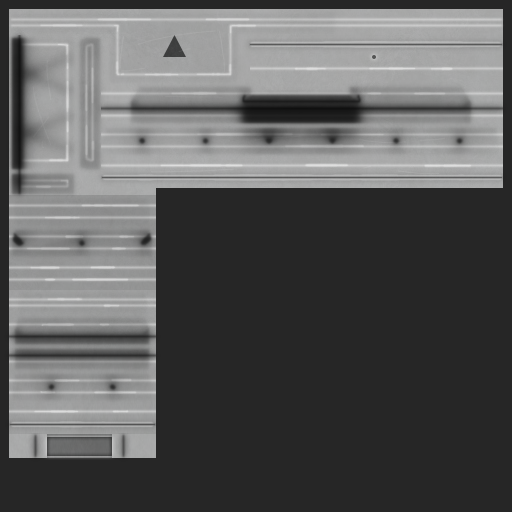
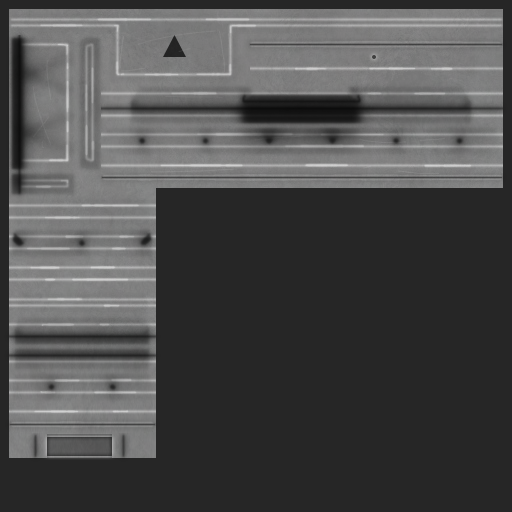
Layer changes from the first 512×512 image to the second:
"Body" (1st of 2, in "R"): blend pass through → overlay over [9, 40, 503, 428]
"Body Higher": opacity 75% → 50% over [9, 40, 503, 428]
"Body High 2": blend normal → overlay over [26, 17, 472, 413]
"Body High 1": blend normal → overlay over [9, 16, 504, 415]
"Wear": opacity 20% → 7%, blend normal → overlay, painted on it over [9, 9, 503, 458]
painted on "b" over [9, 9, 503, 458]
